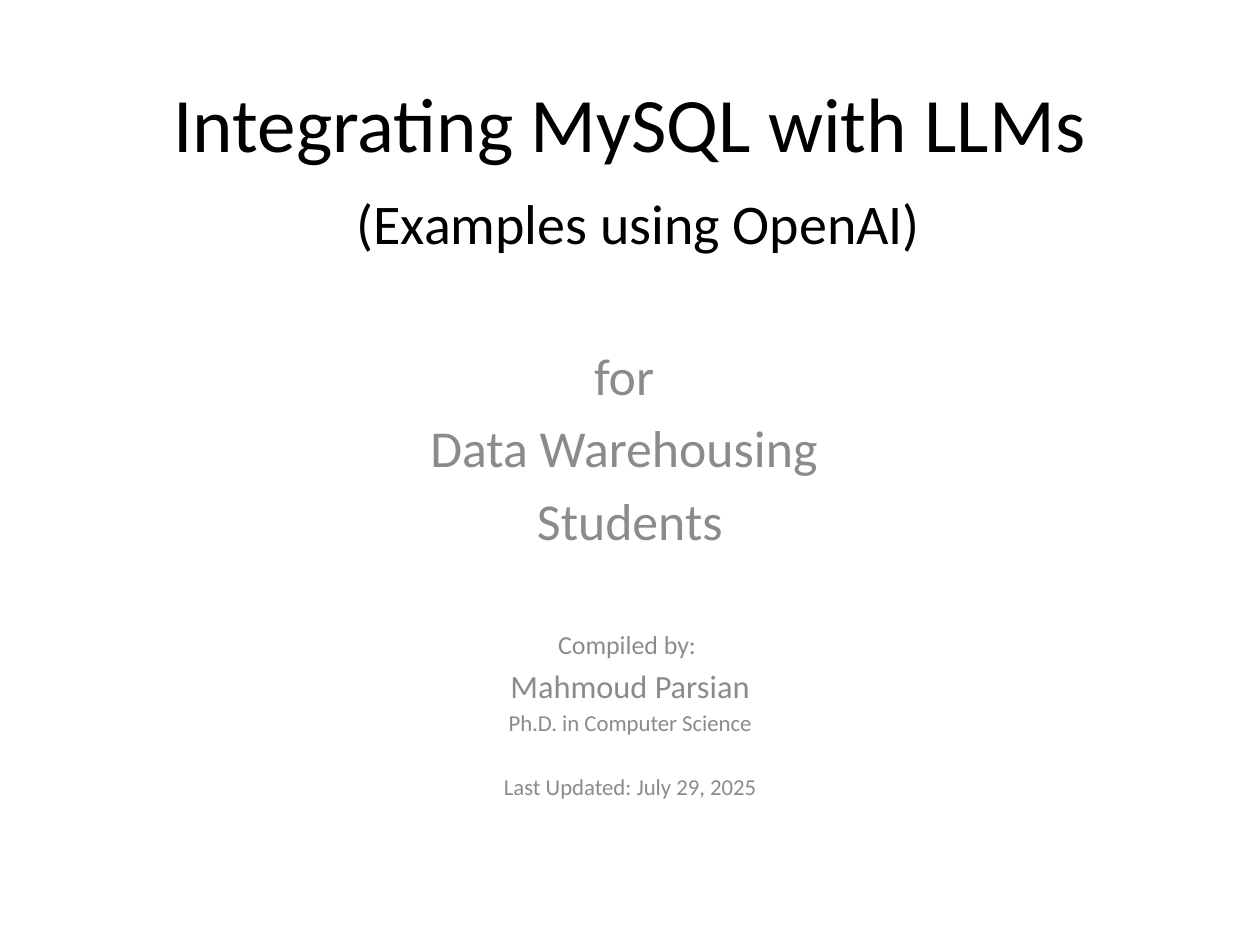
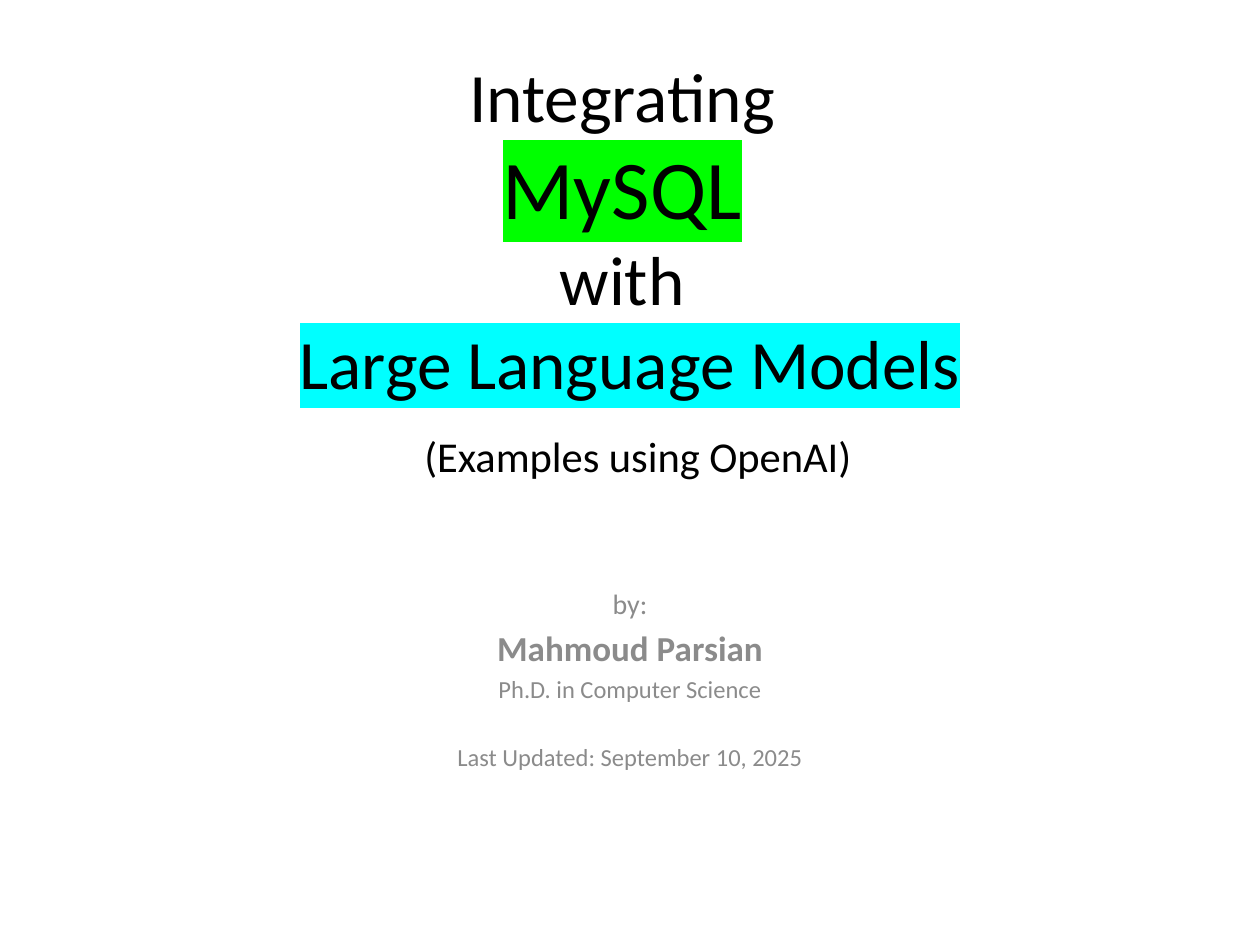
Before and after one commit to mahmoudparsian/data-warehousing, a slide deck: slide 1 of syllabus/week-11_LLM_SQL_integration/MySQL_LLM_Integration_Slides.pptx. Drawn at 1260x945 pixels with LibreOffice and Linux fonts; fonts in the diff are those of the drawing. Boxes give left, top, right and bottom in pixels: in the first picture for what was removed or moved away, otherwise in the second. Text is boxed around its words. In the diff, an @@ line names an element or a change of style, - is before the commit and + after.

```diff
--- a/syllabus/week-11_LLM_SQL_integration/MySQL_LLM_Integration_Slides.pptx
+++ b/syllabus/week-11_LLM_SQL_integration/MySQL_LLM_Integration_Slides.pptx
@@ title at [300, 74, 959, 480]: text changed; size 44 to 39.6 pt @@
-Integrating MySQL with LLMs
-(Examples using OpenAI)
+Integrating
+MySQL
+with
+Large Language Models
+(Examples using OpenAI)
@@ subtitle "by:": place and size @@
-subtitle "by:" at [430, 359, 818, 799]
+subtitle "by:" at [457, 594, 802, 770]
@@ subtitle at [613, 594, 648, 619]: text changed; size 29.6 to 16 pt @@
-for
-Data Warehousing
-Students
-Compiled by:
+by:
@@ subtitle at [497, 636, 763, 702]: size 18.5 to 20 pt, bold on in "Mahmoud Parsian"; size 12.9 to 14 pt in "Ph.D. in Computer Science" @@
@@ subtitle at [457, 749, 802, 770]: text changed; size 12.9 to 14 pt @@
-Last Updated: July 29, 2025
+Last Updated: September 10, 2025
```
Also in this commit, not shown: 6 other slides changed, 4 slides added, 4 other files.
